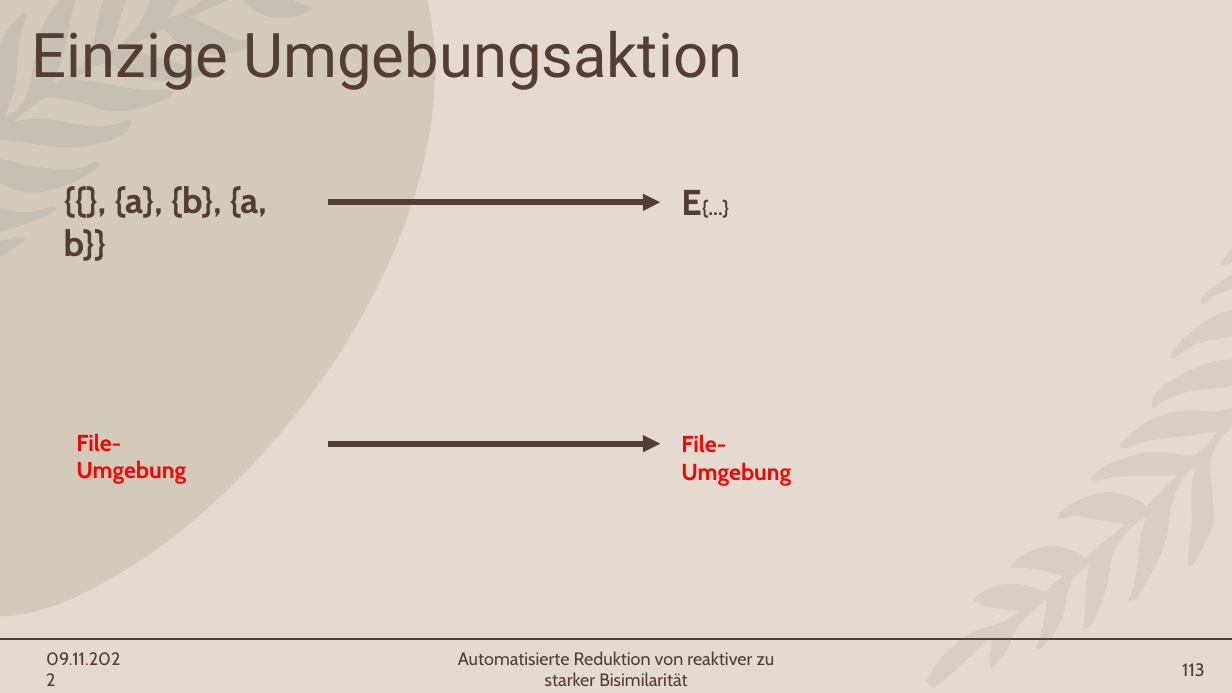
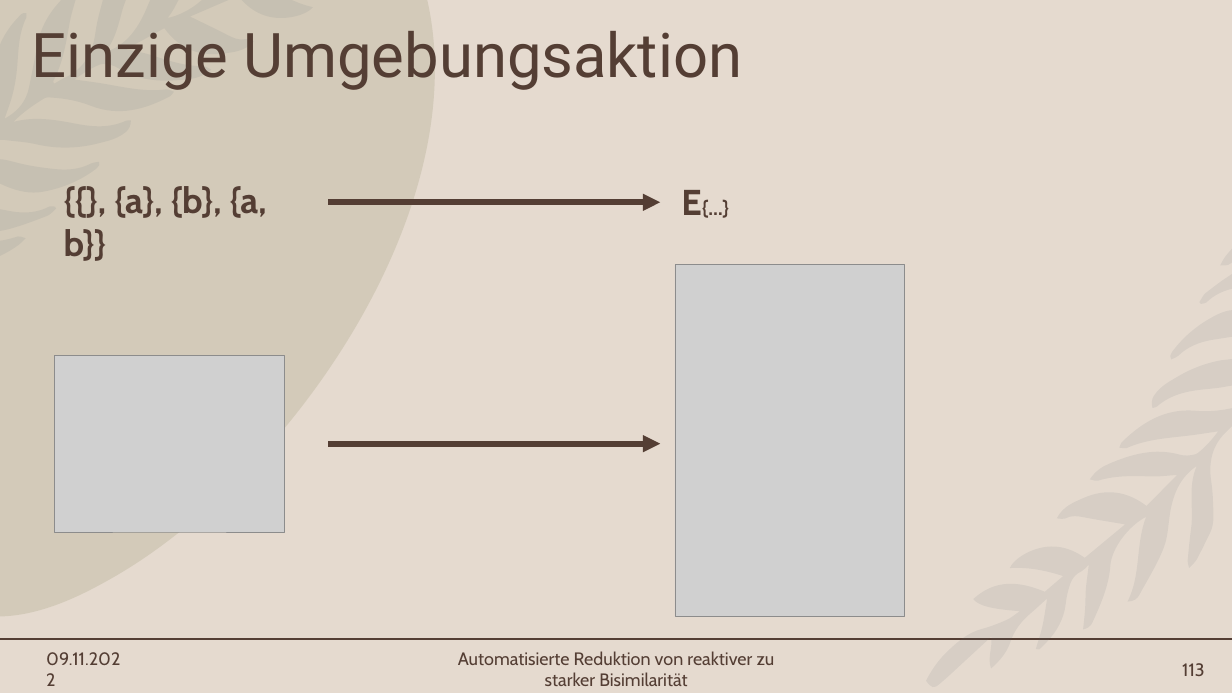
Before and after one commit to Mieneas/Automatisierte-Reduktion-von-reaktiver-zu-starker-Bisimilaritaet, a slide deck: slide 113 of thesis/FoKo-presentation/Automatisierte Reduktion von reaktiver zu starker Bisimilarität.pptx. Drawn at 1232x693 pixels with LibreOffice and Linux fonts; fonts in the diff are those of the drawing; grey boxes stand for pictures. Boxes give left, top, right and bottom in pixels: in the first picture for what was removed or moved away, otherwise in the second. Text is boxed around its words. In the diff, an @@ line names an element or a change of style, - is before the commit and + after.

```diff
--- a/thesis/FoKo-presentation/Automatisierte Reduktion von reaktiver zu starker Bisimilarität.pptx
+++ b/thesis/FoKo-presentation/Automatisierte Reduktion von reaktiver zu starker Bisimilarität.pptx
@@ picture added at (676,264,906,616) @@
@@ picture added at (55,356,285,532) @@
@@ text removed at (76,433,186,484) @@
-File-Umgebung
@@ text removed at (681,434,791,486) @@
-File-Umgebung
```
Also in this commit, not shown: 6 other slides changed, 3 other files.
